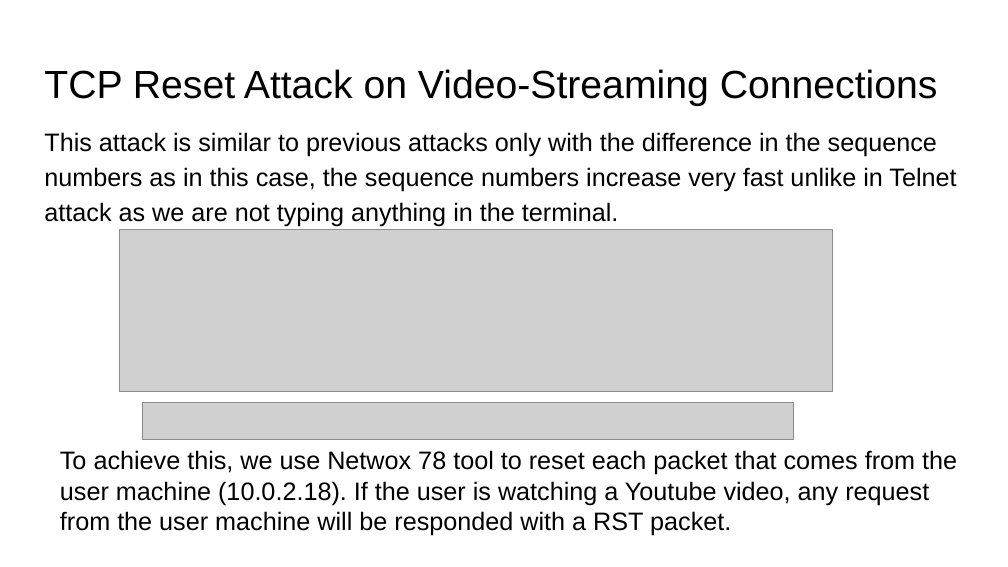
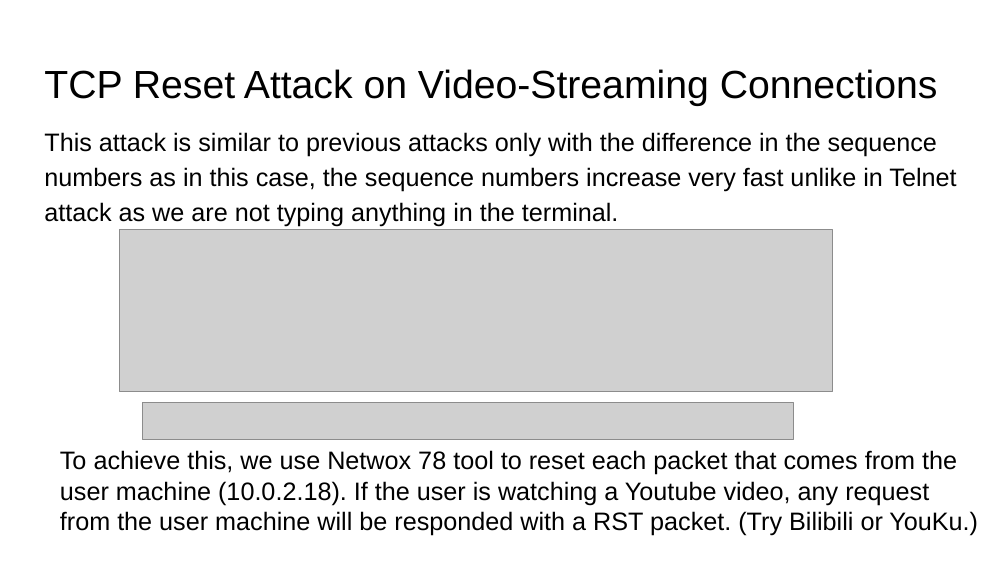
Before and after one commit to gulaoshi/gu.github.io, a slide deck: slide 28 of InfoSec/PPTs/Labs/Lab4-TCP_Attacks.pptx. Drawn at 1008x567 pixels with LibreOffice and Linux fonts; fonts in the diff are those of the drawing; grey boxes stand for pictures. Boxes give left, top, right and bottom in pixels: in the first picture for what was removed or moved away, otherwise in the second. Text is boxed around its words. In the diff, an @@ line names an element or a change of style, - is before the commit and + after.

```diff
--- a/InfoSec/PPTs/Labs/Lab4-TCP_Attacks.pptx
+++ b/InfoSec/PPTs/Labs/Lab4-TCP_Attacks.pptx
@@ text at [60, 450, 978, 536]: text changed @@
-To achieve this, we use Netwox 78 tool to reset each packet that comes from the user machine (10.0.2.18). If the user is watching a Youtube video, any request from the user machine will be responded with a RST packet.
+To achieve this, we use Netwox 78 tool to reset each packet that comes from the user machine (10.0.2.18). If the user is watching a Youtube video, any request from the user machine will be responded with a RST packet. (Try Bilibili or YouKu.)
```
Also in this commit, not shown: 1 other slide changed, 1 other file.
